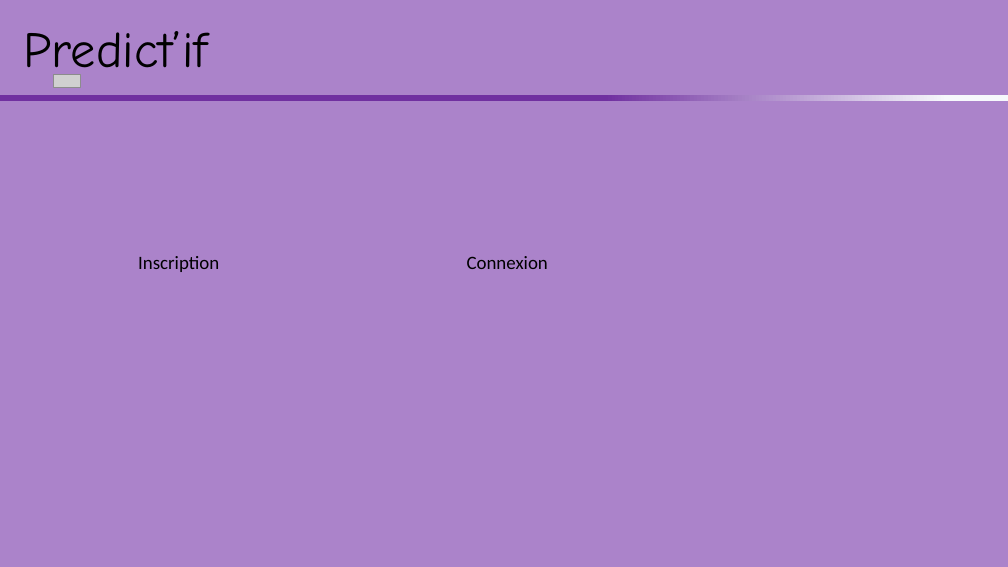
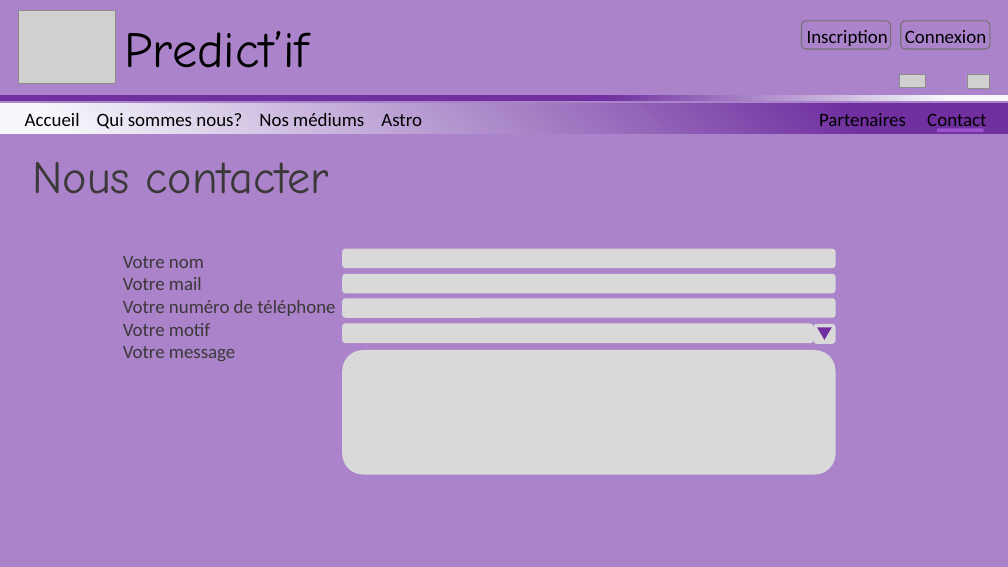
Before and after one commit to Sevla8/PredictIF, a slide deck: slide 5 of specifications/maquettes_IHM/maquette-html.pptx (slide 1 before the commit). Drawn at 1008x567 pixels with LibreOffice and Linux fonts; fonts in the diff are those of the drawing; grey boxes stand for pictures; background and template pictures are left out. Boxes give left, top, right and bottom in pixels: in the first picture for what was removed or moved away, otherwise in the second. Text is boxed around its words. In the diff, an @@ line names an element or a change of style, - is before the commit and + after.

```diff
--- a/specifications/maquettes_IHM/maquette-html.pptx
+++ b/specifications/maquettes_IHM/maquette-html.pptx
@@ picture added at (18, 11, 115, 84) @@
@@ text "Predict’if" rewrapped from (24, 31, 208, 83) to (125, 31, 309, 68) @@
@@ rounded rectangle added at (802, 21, 891, 49), outline #767171 1 pt @@
@@ rounded rectangle added at (901, 21, 991, 49), outline #767171 1 pt @@
@@ text at (807, 30, 986, 46): text changed @@
-Inscription
+Inscription Connexion
@@ picture: place and size @@
-picture at (54, 75, 80, 88)
+picture at (900, 75, 926, 88)
@@ picture added at (967, 74, 989, 88) @@
@@ rectangle added at (0, 104, 1008, 134), fill gradient #7030A0 to #F6F8FC, 18 pt, text #000000 @@
+Accueil Qui sommes nous? Nos médiums Astro Partenaires Contact
@@ rounded rectangle added at (938, 129, 984, 132), fill #9954CC @@
@@ text added at (32, 162, 329, 194), 44 pt, text #3B3838 @@
+Nous contacter
@@ text added at (123, 256, 335, 361), 18 pt, text #3B3838 @@
+Votre nom
+Votre mail
+Votre numéro de téléphone
+Votre motif
+Votre message
@@ rounded rectangle added at (343, 249, 836, 268), fill #D9D9D9 @@
@@ text removed at (467, 256, 548, 269) @@
-Connexion
@@ rounded rectangle added at (343, 274, 836, 293), fill #D9D9D9 @@
@@ rounded rectangle added at (343, 299, 836, 318), fill #D9D9D9 @@
@@ rounded rectangle added at (343, 324, 814, 343), fill #D9D9D9 @@
@@ rounded rectangle added at (814, 324, 836, 344), fill #D9D9D9 @@
@@ triangle added at (817, 327, 833, 340), fill #7130A2 @@
@@ rounded rectangle added at (343, 350, 836, 475), fill #D9D9D9 @@
```
Also in this commit, not shown: 1 other slide changed, 9 slides added, 1 slide removed.
